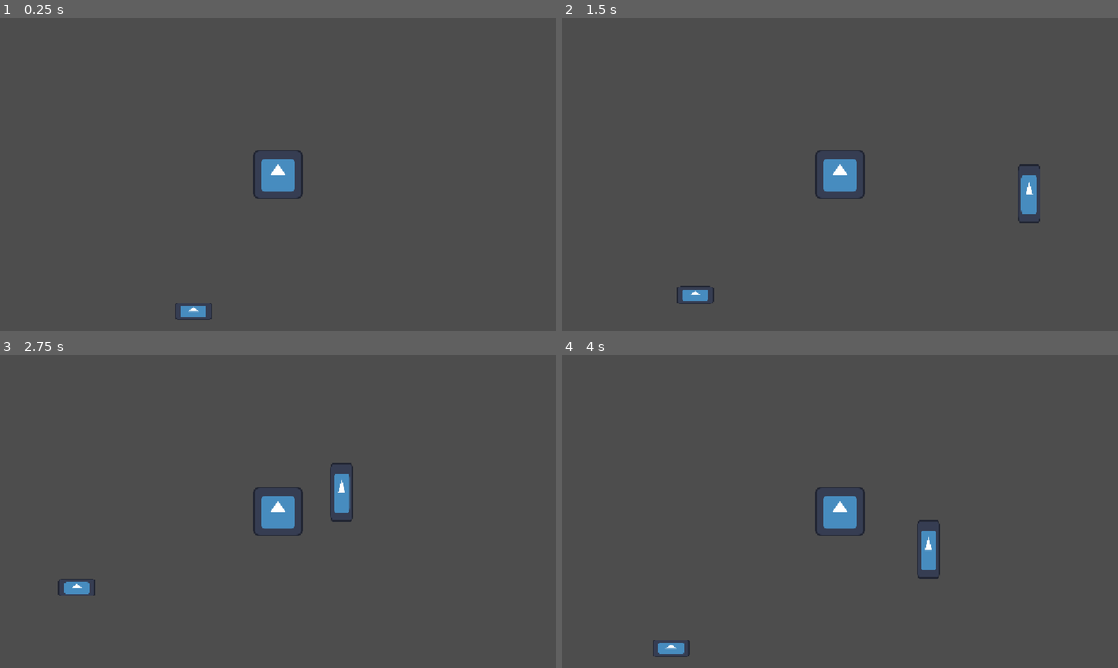
Above: before the commit, frames 1-4 (two rows, left to right).
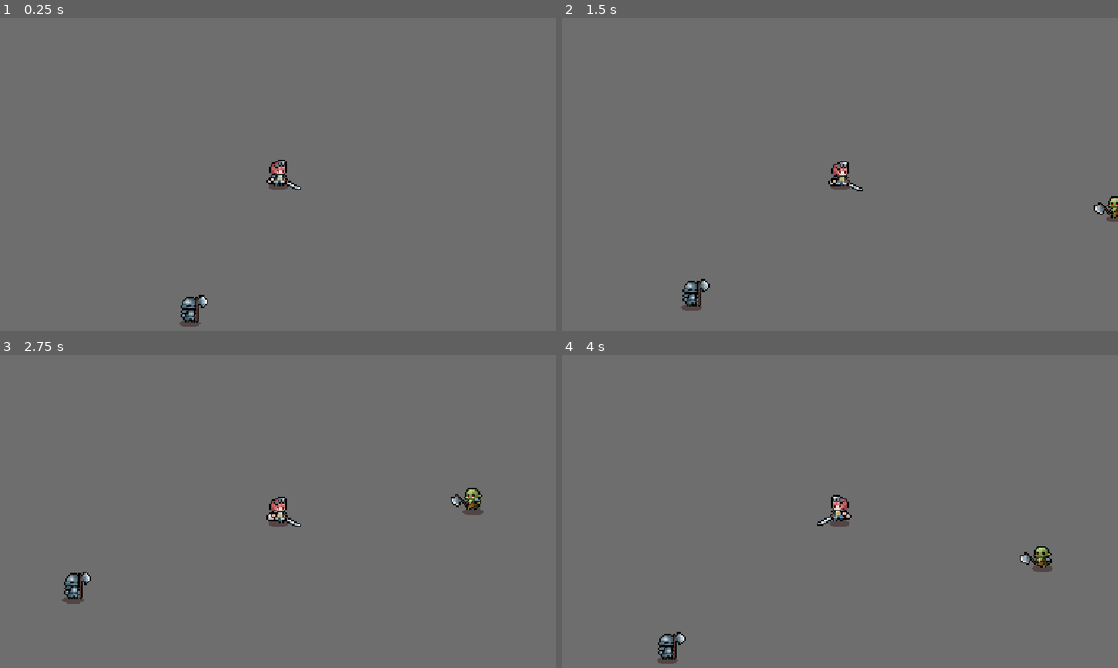
Above: after the commit, the same moments.

Repository: KxtR-27/CS414_SaveTheIdiot
Game: Godot game, scene res://main.tscn
Two runs of this game, one before a commit and one after it. Both use one fixed random seed, a clock stepped at 60 frames per second and the inputs below. The engine's default icon, where the game draws it, is replaced by a stand-in: a white triangle on a blue panel in a dark square.
Inputs:
- Up to frame 1 (0.25 s): no input
- Up to frame 2 (1.5 s): hold D (move_right) 0.53-1.28 s; tap Q (ability_1) at 0.6 s; hold S (move_down) from 1.28 s (still down); tap E (ability_2) at 1.35 s
- Up to frame 3 (2.75 s): release S (move_down) at 2.03 s; hold D (move_right) from 2.03 s (still down); tap Q (ability_1) at 2.1 s
- Up to frame 4 (4 s): release D (move_right) at 2.78 s; hold W (move_up) 2.78-3.53 s; tap E (ability_2) at 2.85 s; hold A (move_left) from 3.53 s (still down); tap Q (ability_1) at 3.6 s

The runs differ from the first frame. In frame 1, 100% of the frame differs, in the area x 0-100%, y 0-100%; in frame 2, 100%; in frame 3, 100%; in frame 4, 100%.

Commit message:
Add sprite(sheet)s to characters, see asset_packs/
To prevent redistribution of entire asset packs by exposing them in the repository as a whole, they are now held in asset_packs/ and can be dragged n dropped into the godot project.

Diff:
--- a/godot/components/base_enemy/base_enemy.tscn
+++ b/godot/components/base_enemy/base_enemy.tscn
@@ -1,27 +1,29 @@
 [gd_scene format=3 uid="uid://d1ks7xuvlpa75"]
 
 [ext_resource type="Script" uid="uid://bw1quqx726ye3" path="res://components/base_enemy/base_enemy.gd" id="1_72wxb"]
-[ext_resource type="Texture2D" uid="uid://mm4p6mieif4v" path="res://icon.svg" id="2_nxij1"]
+[ext_resource type="SpriteFrames" uid="uid://dgiwgs50l3elg" path="res://resources/orc_spriteframes.tres" id="2_mvtnl"]
+[ext_resource type="Script" uid="uid://cg3h6gbsrxp6g" path="res://scripts/movable_sprite.gd" id="3_hny28"]
 
 [sub_resource type="RectangleShape2D" id="RectangleShape2D_8vink"]
-size = Vector2(48, 128)
+size = Vector2(48, 48)
 
 [sub_resource type="CircleShape2D" id="CircleShape2D_n3d2o"]
 radius = 20.0
 
 [node name="BaseEnemy" type="CharacterBody2D" unique_id=1599695685]
-scale = Vector2(0.9599999, 0.9599999)
 collision_layer = 2
 script = ExtResource("1_72wxb")
 metadata/_edit_group_ = true
 
-[node name="Sprite" type="Sprite2D" parent="." unique_id=703301080]
-position = Vector2(1, 0)
-scale = Vector2(0.3828125, 1)
-texture = ExtResource("2_nxij1")
+[node name="Sprite" type="AnimatedSprite2D" parent="." unique_id=308880726]
+position = Vector2(-2, 1)
+scale = Vector2(3, 3)
+sprite_frames = ExtResource("2_mvtnl")
+animation = &"walk"
+frame_progress = 0.66553587
+script = ExtResource("3_hny28")
 
 [node name="Shape" type="CollisionShape2D" parent="." unique_id=2032780794]
-position = Vector2(1, 0)
 shape = SubResource("RectangleShape2D_8vink")
 
 [node name="TargetPollingTimer" type="Timer" parent="." unique_id=663462017]
--- a/godot/components/base_player/base_player.tscn
+++ b/godot/components/base_player/base_player.tscn
@@ -1,21 +1,27 @@
 [gd_scene format=3 uid="uid://8ojtytwbd10o"]
 
 [ext_resource type="Script" uid="uid://kk8m7xmlonb5" path="res://components/base_player/base_player.gd" id="1_qp1xa"]
-[ext_resource type="Texture2D" uid="uid://mm4p6mieif4v" path="res://icon.svg" id="2_xxaf0"]
+[ext_resource type="SpriteFrames" uid="uid://dal0adb4yewow" path="res://resources/swordsman_spriteframes.tres" id="2_0n512"]
+[ext_resource type="Script" uid="uid://cg3h6gbsrxp6g" path="res://scripts/movable_sprite.gd" id="3_ax8wi"]
 
-[sub_resource type="CircleShape2D" id="CircleShape2D_llgru"]
-radius = 50.0
+[sub_resource type="RectangleShape2D" id="RectangleShape2D_hny28"]
+size = Vector2(48, 48)
 
 [node name="BasePlayer" type="CharacterBody2D" unique_id=72684832 groups=["targets"]]
 script = ExtResource("1_qp1xa")
 metadata/_edit_group_ = true
 
-[node name="Sprite" type="Sprite2D" parent="." unique_id=557455774]
-scale = Vector2(0.8, 0.8)
-texture = ExtResource("2_xxaf0")
+[node name="Sprite" type="AnimatedSprite2D" parent="." unique_id=158065505]
+position = Vector2(0, 2)
+scale = Vector2(3, 3)
+sprite_frames = ExtResource("2_0n512")
+animation = &"walk"
+autoplay = "idle"
+frame_progress = 0.44504464
+script = ExtResource("3_ax8wi")
 
 [node name="Shape" type="CollisionShape2D" parent="." unique_id=1462866936]
-shape = SubResource("CircleShape2D_llgru")
+shape = SubResource("RectangleShape2D_hny28")
 
 [node name="Cooldowns" type="Node" parent="." unique_id=573484517]
 
--- a/godot/components/dummy.tscn
+++ b/godot/components/dummy.tscn
@@ -1,16 +1,17 @@
 [gd_scene format=3 uid="uid://btj6dn8liccai"]
 
-[ext_resource type="Texture2D" uid="uid://mm4p6mieif4v" path="res://icon.svg" id="1_svsd3"]
+[ext_resource type="Texture2D" uid="uid://cl2yhr1vj4dpj" path="res://assets/knight_statue.png" id="1_svsd3"]
 
 [sub_resource type="RectangleShape2D" id="RectangleShape2D_sc5ck"]
-size = Vector2(76, 36)
+size = Vector2(45, 57)
 
 [node name="Dummy" type="CharacterBody2D" unique_id=739114351 groups=["targets"]]
 metadata/_edit_group_ = true
 
 [node name="Sprite" type="Sprite2D" parent="." unique_id=1262732320]
-scale = Vector2(0.6, 0.27999938)
+scale = Vector2(3, 3)
 texture = ExtResource("1_svsd3")
 
 [node name="Shape" type="CollisionShape2D" parent="." unique_id=306681969]
+position = Vector2(-4.5, -4.5)
 shape = SubResource("RectangleShape2D_sc5ck")
--- a/godot/main.tscn
+++ b/godot/main.tscn
@@ -11,6 +11,7 @@
 
 [node name="BaseEnemy" parent="." unique_id=1599695685 instance=ExtResource("3_h2yge")]
 position = Vector2(979, 269)
+speed = 2500.0
 
 [node name="Dummy" parent="." unique_id=689230559 instance=ExtResource("3_1bvp3")]
 position = Vector2(41, 441)
--- a/godot/project.godot
+++ b/godot/project.godot
@@ -171,5 +171,7 @@
 
 [rendering]
 
+textures/canvas_textures/default_texture_filter=0
 rendering_device/driver.windows="d3d12"
 lights_and_shadows/multi_bounce_occlusion/enabled=true
+environment/defaults/default_clear_color=Color(0.43137255, 0.43137255, 0.43137255, 1)
--- /dev/null
+++ b/godot/resources/orc_spriteframes.tres
@@ -0,0 +1,115 @@
+[gd_resource type="SpriteFrames" format=3 uid="uid://dgiwgs50l3elg"]
+
+[ext_resource type="Texture2D" uid="uid://caa7hi6ephb1n" path="res://assets/spritesheets/orc_idle.png" id="1_o20py"]
+[ext_resource type="Texture2D" uid="uid://bj7ipsti5no4v" path="res://assets/spritesheets/orc_walk.png" id="2_y7neq"]
+
+[sub_resource type="AtlasTexture" id="AtlasTexture_msunv"]
+atlas = ExtResource("1_o20py")
+region = Rect2(0, 0, 100, 100)
+
+[sub_resource type="AtlasTexture" id="AtlasTexture_vq6v8"]
+atlas = ExtResource("1_o20py")
+region = Rect2(100, 0, 100, 100)
+
+[sub_resource type="AtlasTexture" id="AtlasTexture_125t1"]
+atlas = ExtResource("1_o20py")
+region = Rect2(200, 0, 100, 100)
+
+[sub_resource type="AtlasTexture" id="AtlasTexture_5kemw"]
+atlas = ExtResource("1_o20py")
+region = Rect2(300, 0, 100, 100)
+
+[sub_resource type="AtlasTexture" id="AtlasTexture_lutwf"]
+atlas = ExtResource("1_o20py")
+region = Rect2(400, 0, 100, 100)
+
+[sub_resource type="AtlasTexture" id="AtlasTexture_t4t0i"]
+atlas = ExtResource("1_o20py")
+region = Rect2(500, 0, 100, 100)
+
+[sub_resource type="AtlasTexture" id="AtlasTexture_panwf"]
+atlas = ExtResource("2_y7neq")
+region = Rect2(0, 0, 100, 100)
+
+[sub_resource type="AtlasTexture" id="AtlasTexture_p344p"]
+atlas = ExtResource("2_y7neq")
+region = Rect2(100, 0, 100, 100)
+
+[sub_resource type="AtlasTexture" id="AtlasTexture_54m4h"]
+atlas = ExtResource("2_y7neq")
+region = Rect2(200, 0, 100, 100)
+
+[sub_resource type="AtlasTexture" id="AtlasTexture_wpd4f"]
+atlas = ExtResource("2_y7neq")
+region = Rect2(300, 0, 100, 100)
+
+[sub_resource type="AtlasTexture" id="AtlasTexture_fq6r0"]
+atlas = ExtResource("2_y7neq")
+region = Rect2(400, 0, 100, 100)
+
+[sub_resource type="AtlasTexture" id="AtlasTexture_o1c8w"]
+atlas = ExtResource("2_y7neq")
+region = Rect2(500, 0, 100, 100)
+
+[sub_resource type="AtlasTexture" id="AtlasTexture_ykmev"]
+atlas = ExtResource("2_y7neq")
+region = Rect2(600, 0, 100, 100)
+
+[sub_resource type="AtlasTexture" id="AtlasTexture_8yw0q"]
+atlas = ExtResource("2_y7neq")
+region = Rect2(700, 0, 100, 100)
+
+[resource]
+animations = [{
+"frames": [{
+"duration": 1.0,
+"texture": SubResource("AtlasTexture_msunv")
+}, {
+"duration": 1.0,
+"texture": SubResource("AtlasTexture_vq6v8")
+}, {
+"duration": 1.0,
+"texture": SubResource("AtlasTexture_125t1")
+}, {
+"duration": 1.0,
+"texture": SubResource("AtlasTexture_5kemw")
+}, {
+"duration": 1.0,
+"texture": SubResource("AtlasTexture_lutwf")
+}, {
+"duration": 1.0,
+"texture": SubResource("AtlasTexture_t4t0i")
+}],
+"loop": 1,
+"name": &"idle",
+"speed": 6.0
+}, {
+"frames": [{
+"duration": 1.0,
+"texture": SubResource("AtlasTexture_panwf")
+}, {
+"duration": 1.0,
+"texture": SubResource("AtlasTexture_p344p")
+}, {
+"duration": 1.0,
+"texture": SubResource("AtlasTexture_54m4h")
+}, {
+"duration": 1.0,
+"texture": SubResource("AtlasTexture_wpd4f")
+}, {
+"duration": 1.0,
+"texture": SubResource("AtlasTexture_fq6r0")
+}, {
+"duration": 1.0,
+"texture": SubResource("AtlasTexture_o1c8w")
+}, {
+"duration": 1.0,
+"texture": SubResource("AtlasTexture_ykmev")
+}, {
+"duration": 1.0,
+"texture": SubResource("AtlasTexture_8yw0q")
+}],
+"loop": 1,
+"name": &"walk",
+"speed": 12.0
+}]
--- /dev/null
+++ b/godot/resources/swordsman_spriteframes.tres
@@ -0,0 +1,115 @@
+[gd_resource type="SpriteFrames" format=3 uid="uid://dal0adb4yewow"]
+
+[ext_resource type="Texture2D" uid="uid://crkrl6ki03uvv" path="res://assets/spritesheets/swordsman_idle.png" id="1_lprs0"]
+[ext_resource type="Texture2D" uid="uid://c15erjj7bwnu3" path="res://assets/spritesheets/swordsman_walk.png" id="2_l2ji4"]
+
+[sub_resource type="AtlasTexture" id="AtlasTexture_bhref"]
+atlas = ExtResource("1_lprs0")
+region = Rect2(0, 0, 100, 100)
+
+[sub_resource type="AtlasTexture" id="AtlasTexture_2q2f4"]
+atlas = ExtResource("1_lprs0")
+region = Rect2(100, 0, 100, 100)
+
+[sub_resource type="AtlasTexture" id="AtlasTexture_sd7qx"]
+atlas = ExtResource("1_lprs0")
+region = Rect2(200, 0, 100, 100)
+
+[sub_resource type="AtlasTexture" id="AtlasTexture_8c4ei"]
+atlas = ExtResource("1_lprs0")
+region = Rect2(300, 0, 100, 100)
+
+[sub_resource type="AtlasTexture" id="AtlasTexture_mmppa"]
+atlas = ExtResource("1_lprs0")
+region = Rect2(400, 0, 100, 100)
+
+[sub_resource type="AtlasTexture" id="AtlasTexture_criwi"]
+atlas = ExtResource("1_lprs0")
+region = Rect2(500, 0, 100, 100)
+
+[sub_resource type="AtlasTexture" id="AtlasTexture_kap8x"]
+atlas = ExtResource("2_l2ji4")
+region = Rect2(0, 0, 100, 100)
+
+[sub_resource type="AtlasTexture" id="AtlasTexture_4ejky"]
+atlas = ExtResource("2_l2ji4")
+region = Rect2(100, 0, 100, 100)
+
+[sub_resource type="AtlasTexture" id="AtlasTexture_bwx5p"]
+atlas = ExtResource("2_l2ji4")
+region = Rect2(200, 0, 100, 100)
+
+[sub_resource type="AtlasTexture" id="AtlasTexture_5o5nh"]
+atlas = ExtResource("2_l2ji4")
+region = Rect2(300, 0, 100, 100)
+
+[sub_resource type="AtlasTexture" id="AtlasTexture_7d35r"]
+atlas = ExtResource("2_l2ji4")
+region = Rect2(400, 0, 100, 100)
+
+[sub_resource type="AtlasTexture" id="AtlasTexture_k7vue"]
+atlas = ExtResource("2_l2ji4")
+region = Rect2(500, 0, 100, 100)
+
+[sub_resource type="AtlasTexture" id="AtlasTexture_0eyon"]
+atlas = ExtResource("2_l2ji4")
+region = Rect2(600, 0, 100, 100)
+
+[sub_resource type="AtlasTexture" id="AtlasTexture_0fhdv"]
+atlas = ExtResource("2_l2ji4")
+region = Rect2(700, 0, 100, 100)
+
+[resource]
+animations = [{
+"frames": [{
+"duration": 1.0,
+"texture": SubResource("AtlasTexture_bhref")
+}, {
+"duration": 1.0,
+"texture": SubResource("AtlasTexture_2q2f4")
+}, {
+"duration": 1.0,
+"texture": SubResource("AtlasTexture_sd7qx")
+}, {
+"duration": 1.0,
+"texture": SubResource("AtlasTexture_8c4ei")
+}, {
+"duration": 1.0,
+"texture": SubResource("AtlasTexture_mmppa")
+}, {
+"duration": 1.0,
+"texture": SubResource("AtlasTexture_criwi")
+}],
+"loop": 1,
+"name": &"idle",
+"speed": 6.0
+}, {
+"frames": [{
+"duration": 1.0,
+"texture": SubResource("AtlasTexture_kap8x")
+}, {
+"duration": 1.0,
+"texture": SubResource("AtlasTexture_4ejky")
+}, {
+"duration": 1.0,
+"texture": SubResource("AtlasTexture_bwx5p")
+}, {
+"duration": 1.0,
+"texture": SubResource("AtlasTexture_5o5nh")
+}, {
+"duration": 1.0,
+"texture": SubResource("AtlasTexture_7d35r")
+}, {
+"duration": 1.0,
+"texture": SubResource("AtlasTexture_k7vue")
+}, {
+"duration": 1.0,
+"texture": SubResource("AtlasTexture_0eyon")
+}, {
+"duration": 1.0,
+"texture": SubResource("AtlasTexture_0fhdv")
+}],
+"loop": 1,
+"name": &"walk",
+"speed": 12.0
+}]
--- /dev/null
+++ b/godot/scripts/movable_sprite.gd
@@ -0,0 +1,22 @@
+extends AnimatedSprite2D
+
+
+@onready var parent := self.get_parent() as CharacterBody2D
+
+
+# using process because I'm not affecting physics, only visuals
+func _process(_delta: float) -> void:
+	var moving := parent.velocity != Vector2.ZERO
+
+	var walking := self.animation == "walk" and self.is_playing()
+	var idling := self.animation == "idle" and self.is_playing()
+
+	if not moving and not idling:
+		play("idle")
+	elif moving and not walking:
+		play("walk")
+
+	if parent.velocity.x < 0 and not flip_h:
+		flip_h = true
+	elif parent.velocity.x > 0 and flip_h:
+		flip_h = false
Binary file added: godot/assets/knight_statue.png
Not shown, added: godot/assets/knight_statue.png.import
Binary file added: godot/assets/spritesheets/orc_idle.png
Not shown, added: godot/assets/spritesheets/orc_idle.png.import
Binary file added: godot/assets/spritesheets/orc_walk.png
Not shown, added: godot/assets/spritesheets/orc_walk.png.import
Binary file added: godot/assets/spritesheets/swordsman_idle.png
Not shown, added: godot/assets/spritesheets/swordsman_idle.png.import
Binary file added: godot/assets/spritesheets/swordsman_walk.png
Not shown, added: godot/assets/spritesheets/swordsman_walk.png.import
Not shown, added: godot/scripts/movable_sprite.gd.uid
Not shown, added: .gitignore
(and 2 more such lines)
